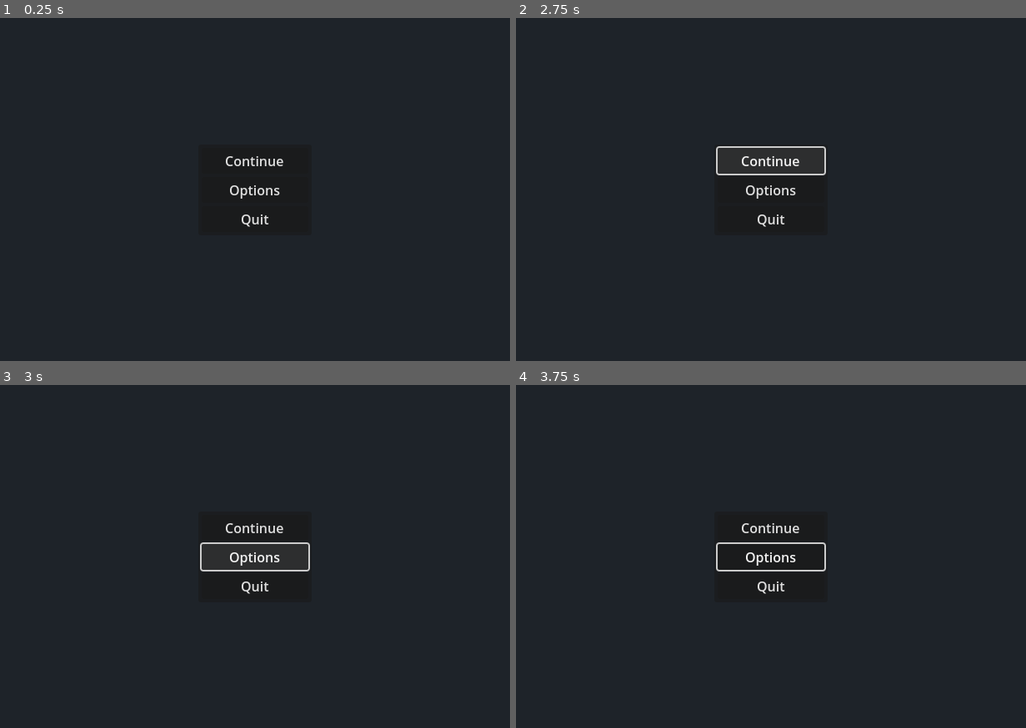
Above: before the commit, frames 1-4 (two rows, left to right).
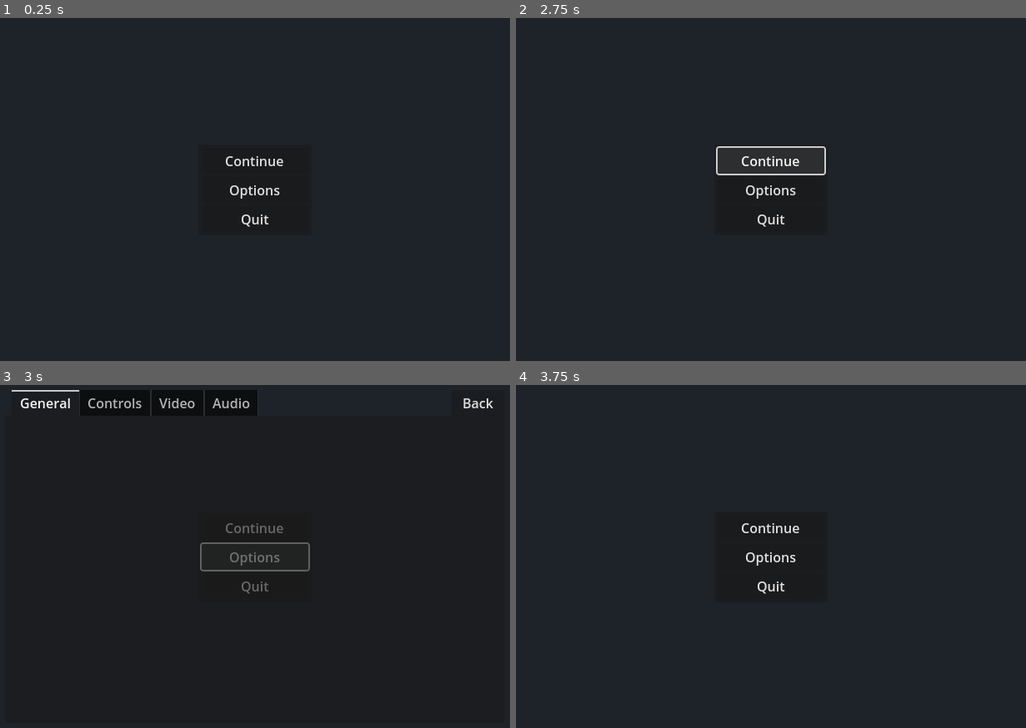
Above: after the commit, the same moments.

Repository: cyber-amr/kalam-katheeb
Game: Godot game, scene res://scenes/pause_menu.tscn
Two runs of this game, one before a commit and one after it. Both use one fixed random seed, a clock stepped at 60 frames per second and the inputs below. This scene is started directly instead of the project's main scene.
Inputs (mouse positions are in pixels of both pictures, inside the frame that each line leads up to):
- Up to frame 1 (0.25 s): no input
- Up to frame 2 (2.75 s): click "Continue" at 0.5 s; click "Continue" at 1.25 s; click "Continue" at 2 s
- Up to frame 3 (3 s): click "Options" at 2.75 s
- Up to frame 4 (3.75 s): click (995, 402) at 3.5 s, where only the run after the commit has a clickable "Back"

Frames 1-2 are identical in both runs. In frame 3, 3.4% of the frame differs, in the area x 2-97%, y 1-61%; in frame 4, 0.3%.
Error before the commit: Invalid call. Nonexistent function 'unpause' in base 'Window'. (res://scenes/pause_menu.tscn::GDScript_23aho:5)
Error after the commit: Invalid call. Nonexistent function 'unpause' in base 'Window'. (res://scenes/pause_menu.tscn::GDScript_23aho:8)

Commit message:
add options menu

Diff:
--- a/scenes/main_menu.tscn
+++ b/scenes/main_menu.tscn
@@ -2,6 +2,9 @@
 
 [sub_resource type="GDScript" id="GDScript_5wguk"]
 script/source = "extends Node
+
+
+var options_menu := preload(\"res://scenes/options_menu.tscn\")
 
 
 func start() -> void:
@@ -9,7 +12,8 @@
 
 
 func open_options() -> void:
-	pass # Replace with function body.
+	if !has_node(\"options_menu\"):
+		add_child(options_menu.instantiate())
 
 
 func exit() -> void:
--- /dev/null
+++ b/scenes/options_menu.tscn
@@ -0,0 +1,213 @@
+[gd_scene load_steps=2 format=3 uid="uid://c7h1mlbwh2h0g"]
+
+[sub_resource type="GDScript" id="GDScript_ojceh"]
+script/source = "extends Node
+
+
+func _ready() -> void:
+	if get_parent().name != \"game\":
+		$\"TabContainer/Game\".queue_free()
+
+
+func back() -> void:
+	Options.save_locally()
+	queue_free()
+"
+
+[node name="options_menu" type="Node"]
+script = SubResource("GDScript_ojceh")
+
+[node name="TabContainer" type="TabContainer" parent="."]
+custom_minimum_size = Vector2(600, 400)
+anchors_preset = 8
+anchor_left = 0.5
+anchor_top = 0.5
+anchor_right = 0.5
+anchor_bottom = 0.5
+offset_left = -20.0
+offset_top = -20.0
+offset_right = 20.0
+offset_bottom = 20.0
+grow_horizontal = 2
+grow_vertical = 2
+current_tab = 0
+
+[node name="General" type="TabBar" parent="TabContainer"]
+layout_mode = 2
+metadata/_tab_index = 0
+
+[node name="ScrollContainer" type="ScrollContainer" parent="TabContainer/General"]
+custom_minimum_size = Vector2(584, 353)
+layout_mode = 1
+anchors_preset = 8
+anchor_left = 0.5
+anchor_top = 0.5
+anchor_right = 0.5
+anchor_bottom = 0.5
+offset_top = -176.5
+offset_bottom = 176.5
+grow_horizontal = 2
+grow_vertical = 2
+
+[node name="HSplitContainer" type="HSplitContainer" parent="TabContainer/General/ScrollContainer"]
+layout_mode = 2
+size_flags_horizontal = 3
+size_flags_vertical = 3
+collapsed = true
+dragger_visibility = 2
+
+[node name="LeftVBox" type="VBoxContainer" parent="TabContainer/General/ScrollContainer/HSplitContainer"]
+layout_mode = 2
+size_flags_horizontal = 3
+
+[node name="RightVBox" type="VBoxContainer" parent="TabContainer/General/ScrollContainer/HSplitContainer"]
+layout_mode = 2
+size_flags_horizontal = 3
+
+[node name="Controls" type="TabBar" parent="TabContainer"]
+visible = false
+layout_mode = 2
+metadata/_tab_index = 1
+
+[node name="ScrollContainer" type="ScrollContainer" parent="TabContainer/Controls"]
+custom_minimum_size = Vector2(584, 353)
+layout_mode = 1
+anchors_preset = 8
+anchor_left = 0.5
+anchor_top = 0.5
+anchor_right = 0.5
+anchor_bottom = 0.5
+offset_top = -176.5
+offset_bottom = 176.5
+grow_horizontal = 2
+grow_vertical = 2
+
+[node name="HSplitContainer" type="HSplitContainer" parent="TabContainer/Controls/ScrollContainer"]
+layout_mode = 2
+size_flags_horizontal = 3
+size_flags_vertical = 3
+collapsed = true
+dragger_visibility = 2
+
+[node name="LeftVBox" type="VBoxContainer" parent="TabContainer/Controls/ScrollContainer/HSplitContainer"]
+layout_mode = 2
+size_flags_horizontal = 3
+
+[node name="RightVBox" type="VBoxContainer" parent="TabContainer/Controls/ScrollContainer/HSplitContainer"]
+layout_mode = 2
+size_flags_horizontal = 3
+
+[node name="Video" type="TabBar" parent="TabContainer"]
+visible = false
+layout_mode = 2
+metadata/_tab_index = 2
+
+[node name="ScrollContainer" type="ScrollContainer" parent="TabContainer/Video"]
+custom_minimum_size = Vector2(584, 353)
+layout_mode = 1
+anchors_preset = 8
+anchor_left = 0.5
+anchor_top = 0.5
+anchor_right = 0.5
+anchor_bottom = 0.5
+offset_top = -176.5
+offset_bottom = 176.5
+grow_horizontal = 2
+grow_vertical = 2
+
+[node name="HSplitContainer" type="HSplitContainer" parent="TabContainer/Video/ScrollContainer"]
+layout_mode = 2
+size_flags_horizontal = 3
+size_flags_vertical = 3
+collapsed = true
+dragger_visibility = 2
+
+[node name="LeftVBox" type="VBoxContainer" parent="TabContainer/Video/ScrollContainer/HSplitContainer"]
+layout_mode = 2
+size_flags_horizontal = 3
+
+[node name="RightVBox" type="VBoxContainer" parent="TabContainer/Video/ScrollContainer/HSplitContainer"]
+layout_mode = 2
+size_flags_horizontal = 3
+
+[node name="Audio" type="TabBar" parent="TabContainer"]
+visible = false
+layout_mode = 2
+metadata/_tab_index = 3
+
+[node name="ScrollContainer" type="ScrollContainer" parent="TabContainer/Audio"]
+custom_minimum_size = Vector2(584, 353)
+layout_mode = 1
+anchors_preset = 8
+anchor_left = 0.5
+anchor_top = 0.5
+anchor_right = 0.5
+anchor_bottom = 0.5
+offset_top = -176.5
+offset_bottom = 176.5
+grow_horizontal = 2
+grow_vertical = 2
+
+[node name="HSplitContainer" type="HSplitContainer" parent="TabContainer/Audio/ScrollContainer"]
+layout_mode = 2
+size_flags_horizontal = 3
+size_flags_vertical = 3
+collapsed = true
+dragger_visibility = 2
+
+[node name="LeftVBox" type="VBoxContainer" parent="TabContainer/Audio/ScrollContainer/HSplitContainer"]
+layout_mode = 2
+size_flags_horizontal = 3
+
+[node name="RightVBox" type="VBoxContainer" parent="TabContainer/Audio/ScrollContainer/HSplitContainer"]
+layout_mode = 2
+size_flags_horizontal = 3
+
+[node name="Game" type="TabBar" parent="TabContainer"]
+visible = false
+layout_mode = 2
+metadata/_tab_index = 4
+
+[node name="ScrollContainer" type="ScrollContainer" parent="TabContainer/Game"]
+custom_minimum_size = Vector2(584, 353)
+layout_mode = 1
+anchors_preset = 8
+anchor_left = 0.5
+anchor_top = 0.5
+anchor_right = 0.5
+anchor_bottom = 0.5
+offset_top = -176.5
+offset_bottom = 176.5
+grow_horizontal = 2
+grow_vertical = 2
+
+[node name="HSplitContainer" type="HSplitContainer" parent="TabContainer/Game/ScrollContainer"]
+layout_mode = 2
+size_flags_horizontal = 3
+size_flags_vertical = 3
+collapsed = true
+dragger_visibility = 2
+
+[node name="LeftVBox" type="VBoxContainer" parent="TabContainer/Game/ScrollContainer/HSplitContainer"]
+layout_mode = 2
+size_flags_horizontal = 3
+
+[node name="RightVBox" type="VBoxContainer" parent="TabContainer/Game/ScrollContainer/HSplitContainer"]
+layout_mode = 2
+size_flags_horizontal = 3
+
+[node name="Button" type="Button" parent="."]
+anchors_preset = 8
+anchor_left = 0.5
+anchor_top = 0.5
+anchor_right = 0.5
+anchor_bottom = 0.5
+offset_left = 236.0
+offset_top = -200.0
+offset_right = 300.0
+offset_bottom = -168.0
+grow_horizontal = 2
+grow_vertical = 2
+text = "Back"
+
+[connection signal="pressed" from="Button" to="." method="back"]
--- a/scenes/pause_menu.tscn
+++ b/scenes/pause_menu.tscn
@@ -2,6 +2,9 @@
 
 [sub_resource type="GDScript" id="GDScript_23aho"]
 script/source = "extends Node
+
+
+var options_menu := preload(\"res://scenes/options_menu.tscn\")
 
 
 func unpause() -> void:
@@ -10,7 +13,8 @@
 
 
 func open_options() -> void:
-	pass # Replace with function body.
+	if !has_node(\"options_menu\"):
+		add_child(options_menu.instantiate())
 
 
 func quit() -> void:
